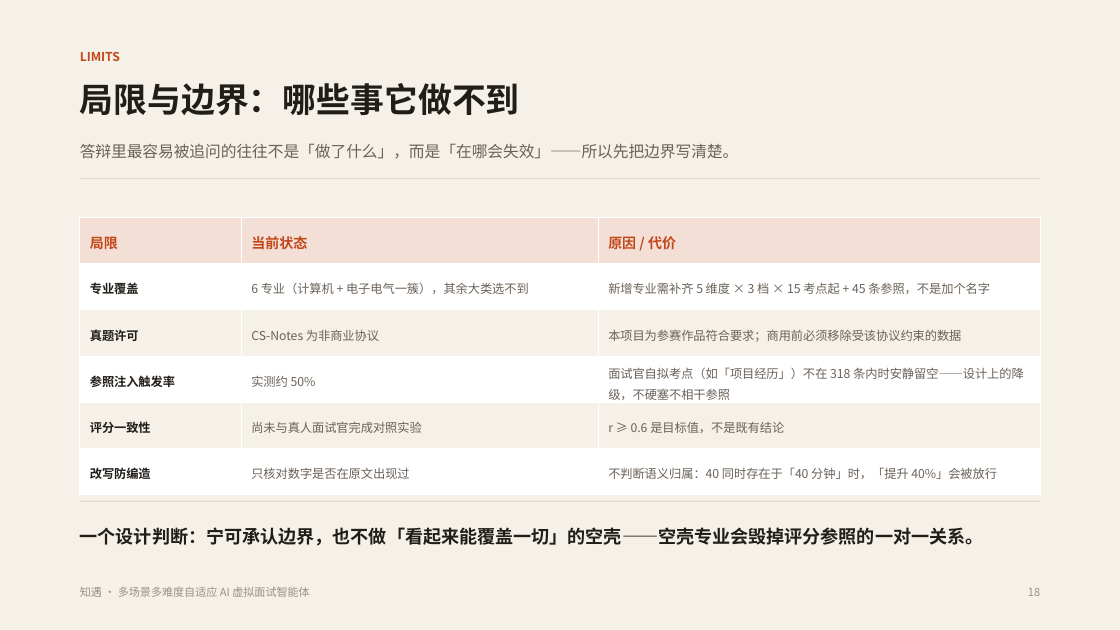
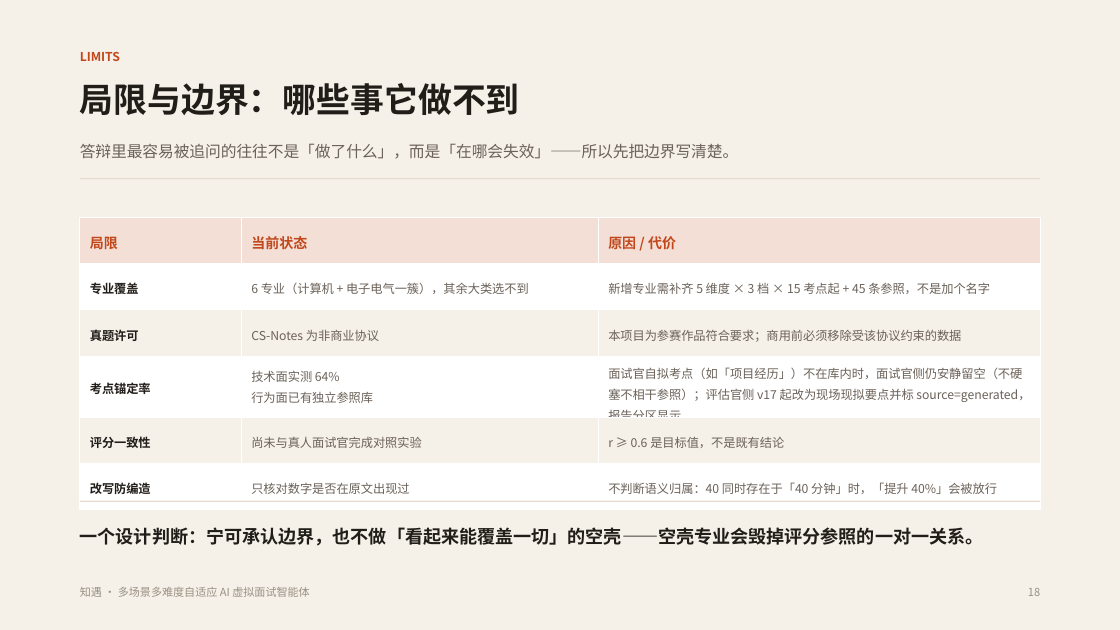
Before and after one commit to shuangxingxi/zhiyu-interview, a slide deck: slide 18 of 知遇-AI虚拟面试官-答辩.pptx. Drawn at 1120x630 pixels with LibreOffice and Linux fonts; fonts in the diff are those of the drawing. Boxes give left, top, right and bottom in pixels: in the first picture for what was removed or moved away, otherwise in the second. Text is boxed around its words. In the diff, an @@ line names an element or a change of style, - is before the commit and + after.

Commit message:
feat(v17): 行为面参照库、考点锚定与现拟参照；修三类超时缺陷；补项目说明文档
三大真实缺陷（真跑一场面试 + 逐角色计时发现）：
- 报告类角色共用 15 秒 read 超时：coach 23.0s / advisor 22.8s / resume 27.5s，
  实测连试 6 次全超时。按角色分开，报告路径放宽到 90 秒。
- 考点级判定整段归零：面试官自拟考点超出参照库 -> rubric_check 为空 ->
  报告「考点级判定/档位分布」静默消失。改为三层处置（锚定判定 / 提示词两档 /
  允许评估官现场现拟 3~5 条必中要点并标 source=library|generated），报告三态渲染。
- 语音合成卡 184.6 秒：voice.py 三类调用共用一个 60 秒超时，而 SDK 默认
  max_retries=2，一次失败实际等 180 秒。拆成 TTS 25s / 纠错 20s / 转写 60s，
  三处一律 max_retries=0，失败阈值 2 -> 1；实测 184.6s -> 27.3s。

行为面原先没有任何评分参照（15 条考点在 6 个专业桶里一条都没有），
报告对行为面永远是空的。新增 rubric_behavior.json 独立文件承载 15 条参照，
不并进 rubrics.json（顶层键必须保持「专业名」这一不变式）。

查漏补 4 处：
- format_transcript 加 tag_topics 参数，默认关——教练与建议官的提示词里
  从没解释过【考点：…】，只有评估官需要。
- 报告三态的第二态补 JD 收尾块，否则判定为空时闭环在「只练没过的」这一步断掉。
- jd_match.mastery 显式跳过 source=generated，不再依赖「现拟行恰好不在库」。
- 修正答辩 PPT 分套明细合计（其余 7 套应为 146）。

文档与产物：项目说明.md/.docx（含运行环境实测）+ 生成器；README/DESIGN/
答辩 PPT 口径统一到 18 套 554 例。

测试：16 套 492 -> 18 套 554，全过。

```diff
--- a/知遇-AI虚拟面试官-答辩.pptx
+++ b/知遇-AI虚拟面试官-答辩.pptx
@@ table at [80,218,1040,498] @@
-row 4: 参照注入触发率 | 实测约 50% | 面试官自拟考点（如「项目经历」）不在 318 条内时安静留空——设计上的降级，不硬塞不相干参照
+row 4: 考点锚定率 | 技术面实测 64% 行为面已有独立参照库 | 面试官自拟考点（如「项目经历」）不在库内时，面试官侧仍安静留空（不硬塞不相干参照）；评估官侧 v17 起改为现场现拟要点并标 source=generated，报告分区显示
```
Also in this commit, not shown: 3 other slides changed, 17 other files.
